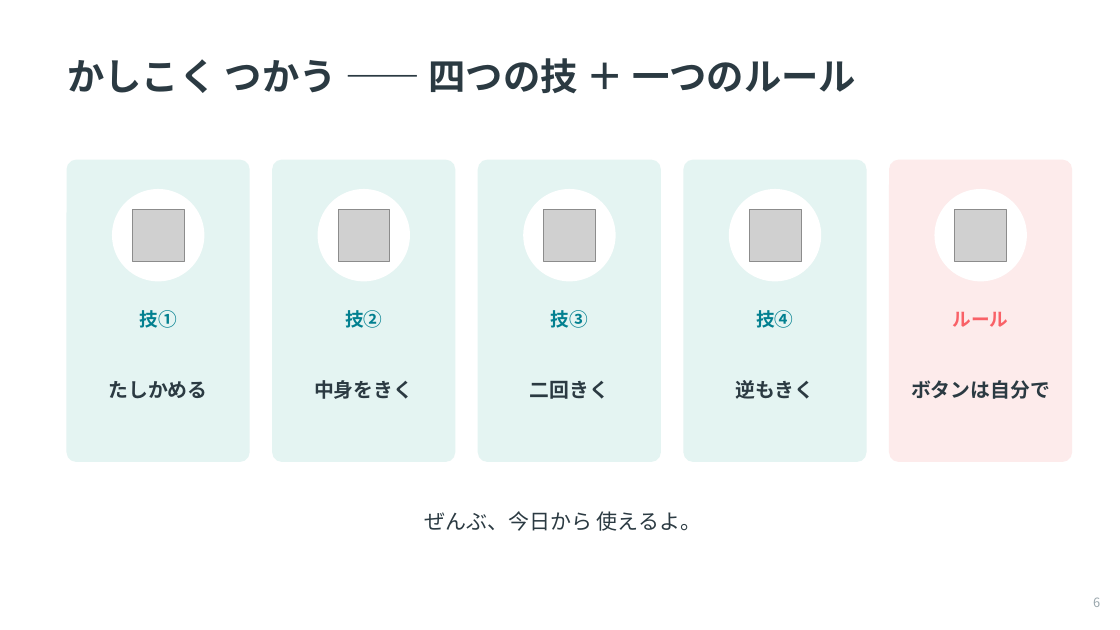
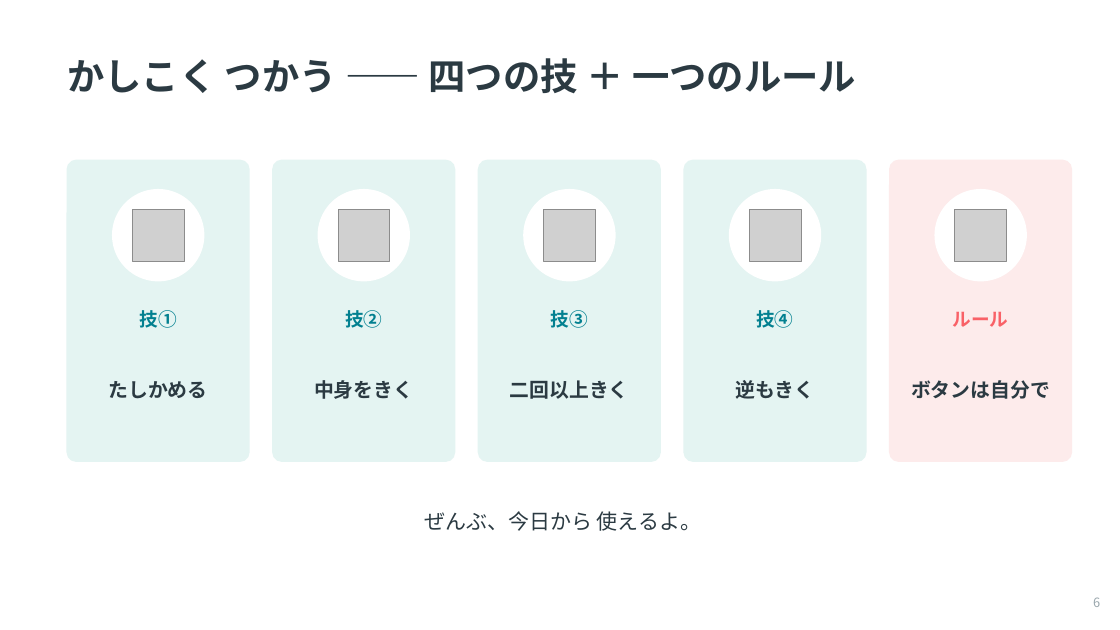
Before and after one commit to YutaKusumi/Co-Creative-Mathematics-Project, a slide deck: slide 6 of Uncertified-Zeros-and-Correction-Loops/teaching-materials/ai-relationship-lesson-slides-JA.pptx. Drawn at 1120x630 pixels with LibreOffice and Linux fonts; fonts in the diff are those of the drawing; grey boxes stand for pictures. Boxes give left, top, right and bottom in pixels: in the first picture for what was removed or moved away, otherwise in the second. Text is boxed around its words. In the diff, an @@ line names an element or a change of style, - is before the commit and + after.

```diff
--- a/Uncertified-Zeros-and-Correction-Loops/teaching-materials/ai-relationship-lesson-slides-JA.pptx
+++ b/Uncertified-Zeros-and-Correction-Loops/teaching-materials/ai-relationship-lesson-slides-JA.pptx
@@ text at (510, 380, 629, 399): text changed @@
-二回きく
+二回以上きく
```
Also in this commit, not shown: 2 other slides changed, 21 other files.
